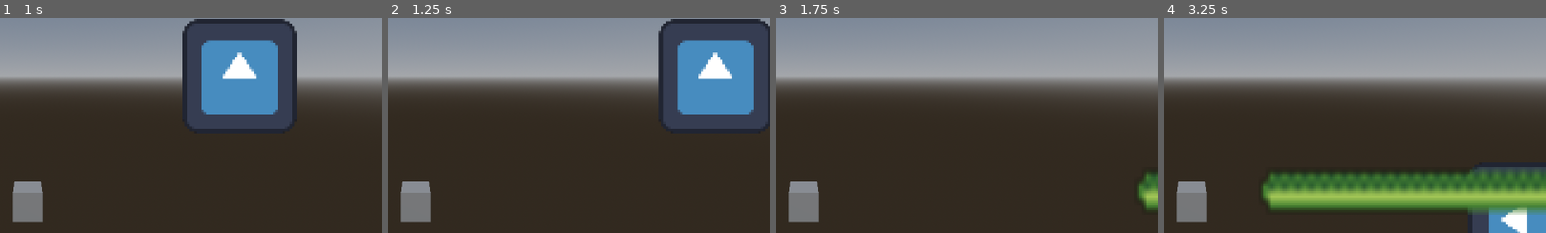
Above: before the commit, frames 1-4 (left to right).
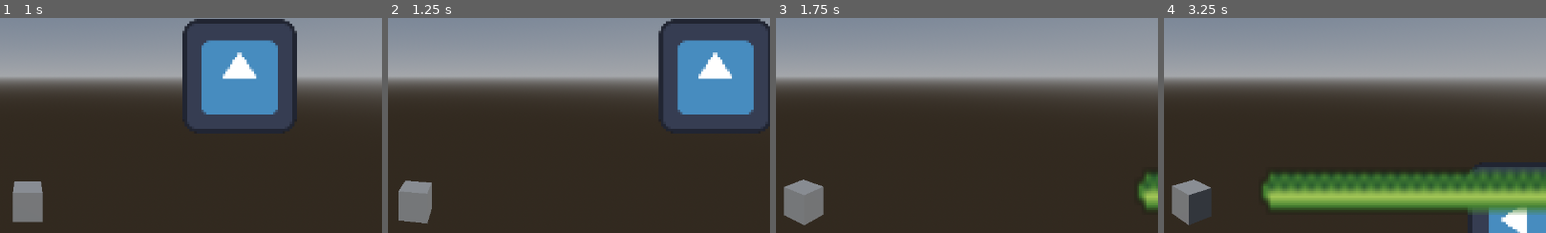
Above: after the commit, the same moments.

Repository: panorb/ludum-dare-55
Game: Godot game, scene res://game/game.tscn
The game is run twice, just before and just after one commit, with the same random seed, the same clock (stepped at 60 frames per second) and the same inputs. The engine's default icon, where the game draws it, is replaced by a stand-in: a white triangle on a blue panel in a dark square.
Inputs (mouse positions are % of the whole screen's width and height, from its top left):
- Up to frame 1 (1 s): tap Enter at 0.5 s; move the mouse to (72, 45) at 0.52 s; hold Right (ui_right) from 0.53 s (still down); click (72, 45) at 0.67 s
- Up to frame 2 (1.25 s): keep holding Right (ui_right)
- Up to frame 3 (1.75 s): move the mouse to (30, 55) at 1.27 s; release Right (ui_right) at 1.28 s; hold Down (ui_down) from 1.28 s (still down)
- Up to frame 4 (3.25 s): move the mouse to (60, 28) at 2.02 s; release Down (ui_down) at 2.03 s; hold Right (ui_right) 2.03-2.78 s; move the mouse to (45, 70) at 2.77 s; hold Up (ui_up) from 2.78 s (still down); click (45, 70) at 2.92 s
The pictures show only the part of the screen within x 46-96%, y 36-86%; the shares and areas given below are measured in that part.

Frame 1 is identical in both runs. In frame 2, 0.3% of the frame differs, in the area x 2-12%, y 75-96%; in frame 3, 0.6%; in frame 4, 1.2%, in the area x 2-13%, y 75-97%.

Commit message:
added background rotation

Diff:
--- a/godot/game/game.gd
+++ b/godot/game/game.gd
@@ -9,9 +9,10 @@
 func _process(delta):
 	level.viewport_size = level_viewport.size
 
-	var offset = level.get_player_position()
+	var x_offset = level.move_player_back_to_center()
 
 	print("level position:", level.position)
+	environment.move_view(x_offset * 0.0005)
 
 
 
--- a/godot/game/level.gd
+++ b/godot/game/level.gd
@@ -1,13 +1,13 @@
 extends Node2D
 
 var viewport_size = Vector2.ONE
-@onready var player := $Player
-@onready var bullets := $Bullets
+@onready var player := %Player
+@onready var bullets := %BulletContainer
 
 func _update(delta: float):
 	pass
 
-func get_player_position():
+func move_player_back_to_center():
 	var center = Vector2(viewport_size / 2)
 	var offset = player.position - center
 	print("offset: ", offset)
@@ -15,6 +15,10 @@
 	if abs(offset.x) > 100:
 		player.position.x += offset.x * -0.01
 		bullets.position.x += offset.x * -0.01
+	else:
+		offset = Vector2.ZERO
+
+	return offset.x
 
 func move_view(move_x: float):
 	position.x -= move_x
--- a/godot/game/level.tscn
+++ b/godot/game/level.tscn
@@ -8,31 +8,33 @@
 script = ExtResource("1_ou5fb")
 
 [node name="Player" parent="." instance=ExtResource("1_ex0qr")]
+unique_name_in_owner = true
 position = Vector2(160, 90)
 
-[node name="Bullets" type="Node2D" parent="."]
+[node name="BulletContainer" type="Node2D" parent="."]
+unique_name_in_owner = true
 position = Vector2(139, 29)
 
-[node name="Sprite2D" type="Sprite2D" parent="Bullets"]
+[node name="bullet" type="Sprite2D" parent="BulletContainer"]
 scale = Vector2(2.7912, -4.11901)
 texture = ExtResource("3_jxogx")
 
-[node name="Sprite2D2" type="Sprite2D" parent="Bullets"]
+[node name="bullet2" type="Sprite2D" parent="BulletContainer"]
 position = Vector2(425, 333)
 scale = Vector2(2.7912, -4.11901)
 texture = ExtResource("3_jxogx")
 
-[node name="Sprite2D3" type="Sprite2D" parent="Bullets"]
+[node name="bullet3" type="Sprite2D" parent="BulletContainer"]
 position = Vector2(333, 105)
 scale = Vector2(2.7912, -4.11901)
 texture = ExtResource("3_jxogx")
 
-[node name="Sprite2D4" type="Sprite2D" parent="Bullets"]
+[node name="bullet4" type="Sprite2D" parent="BulletContainer"]
 position = Vector2(53, 282)
 scale = Vector2(2.7912, -4.11901)
 texture = ExtResource("3_jxogx")
 
-[node name="Sprite2D5" type="Sprite2D" parent="Bullets"]
+[node name="bullet5" type="Sprite2D" parent="BulletContainer"]
 position = Vector2(261, 220)
 scale = Vector2(2.7912, -4.11901)
 texture = ExtResource("3_jxogx")
